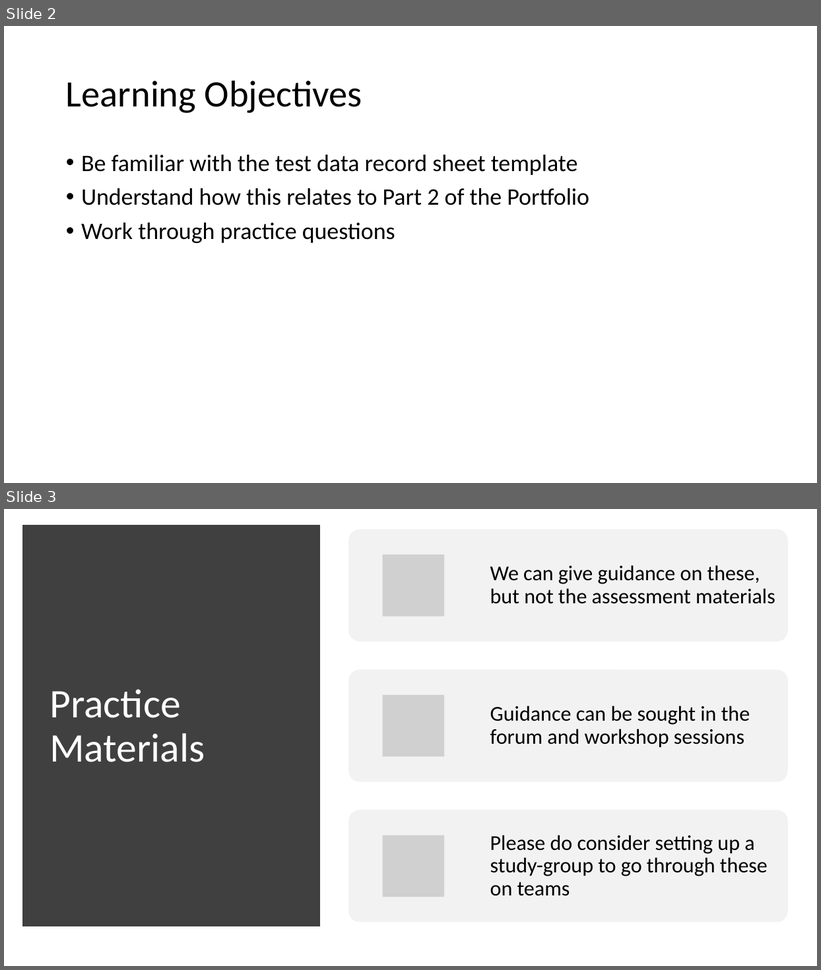
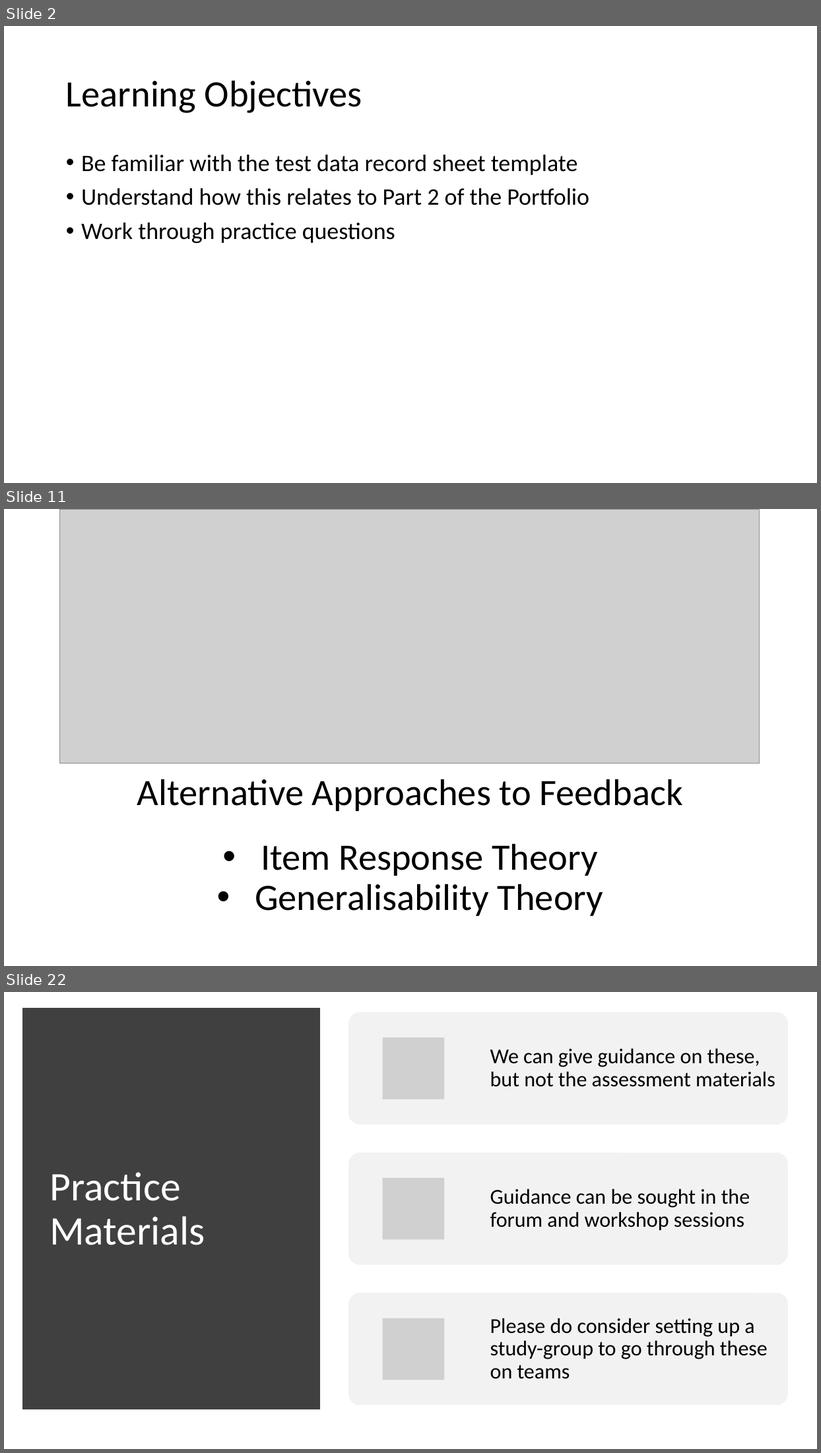
Before and after one commit to OliJimbo/Student_Materials, a slide deck: Week 6/Workshop_Materials/Week 6 Workshop.pptx. Shown one above the other, each under a label of ours: slides 2 and 3 before the commit, slides 2, 11 and 22 after it; the slides between them are not shown. The pictures are 821x970 and 821x1453 pixels, drawn with LibreOffice and Linux fonts; fonts in the diff are those of the drawing; grey boxes stand for pictures. Boxes give left, top, right and bottom in pixels: in the first picture for what was removed or moved away, otherwise in the second. Text is boxed around its words. In the diff, an @@ line names an element or a change of style, - is before the commit and + after.

```diff
--- a/Week 6/Workshop_Materials/Week 6 Workshop.pptx
+++ b/Week 6/Workshop_Materials/Week 6 Workshop.pptx
@@ slide 11 added at box(4, 509, 817, 966), background #FFFFFF @@
@@ picture added at box(60, 509, 760, 763) @@
@@ title added at box(137, 779, 683, 811), 44 pt, text #000000 @@
+Alternative Approaches to Feedback
@@ text added at box(255, 844, 603, 916), 44 pt, text #000000 @@
+• Item Response Theory
+• Generalisability Theory
@@ what was slide 3 is now slide 22 @@
```
Also in this commit, not shown: 1 slide changed, 20 other slides added, 1 other file.
